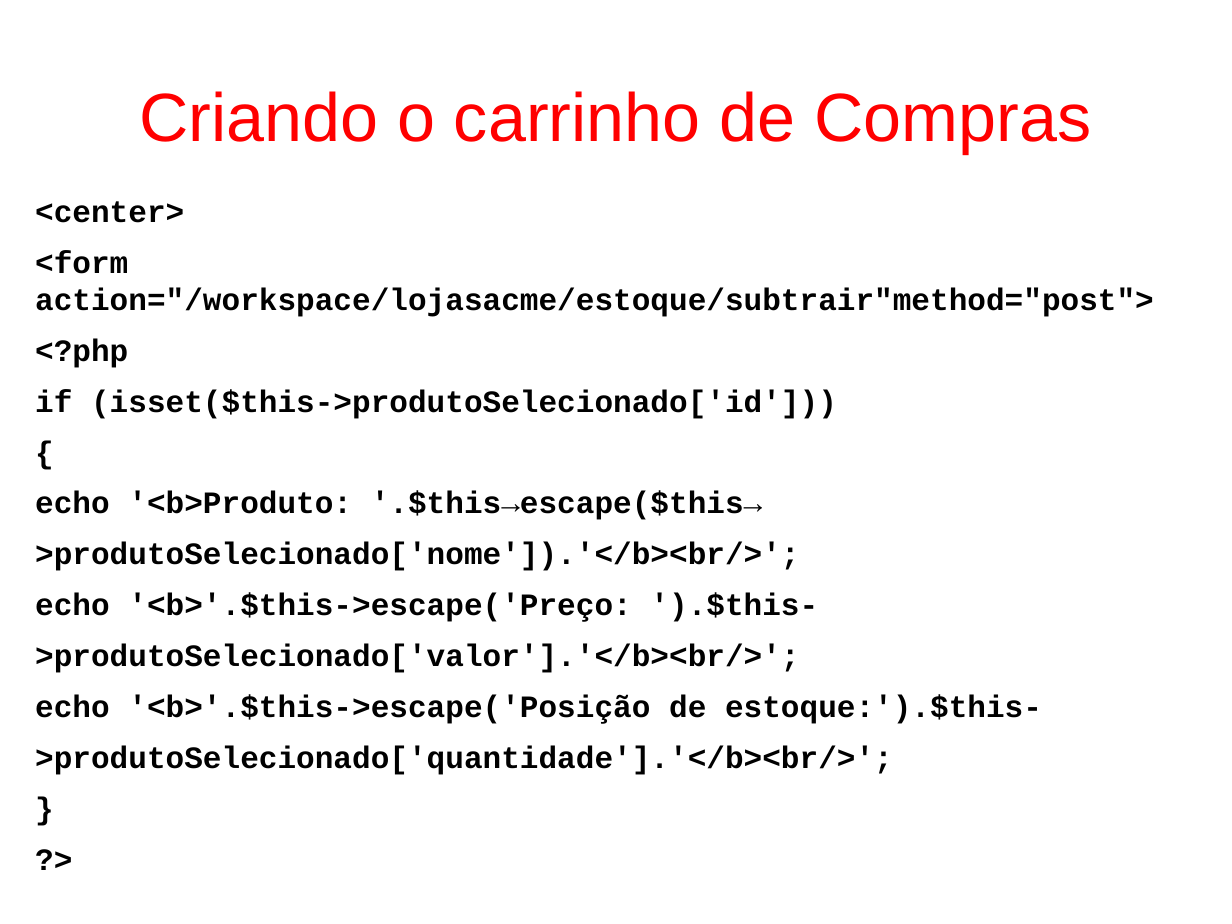
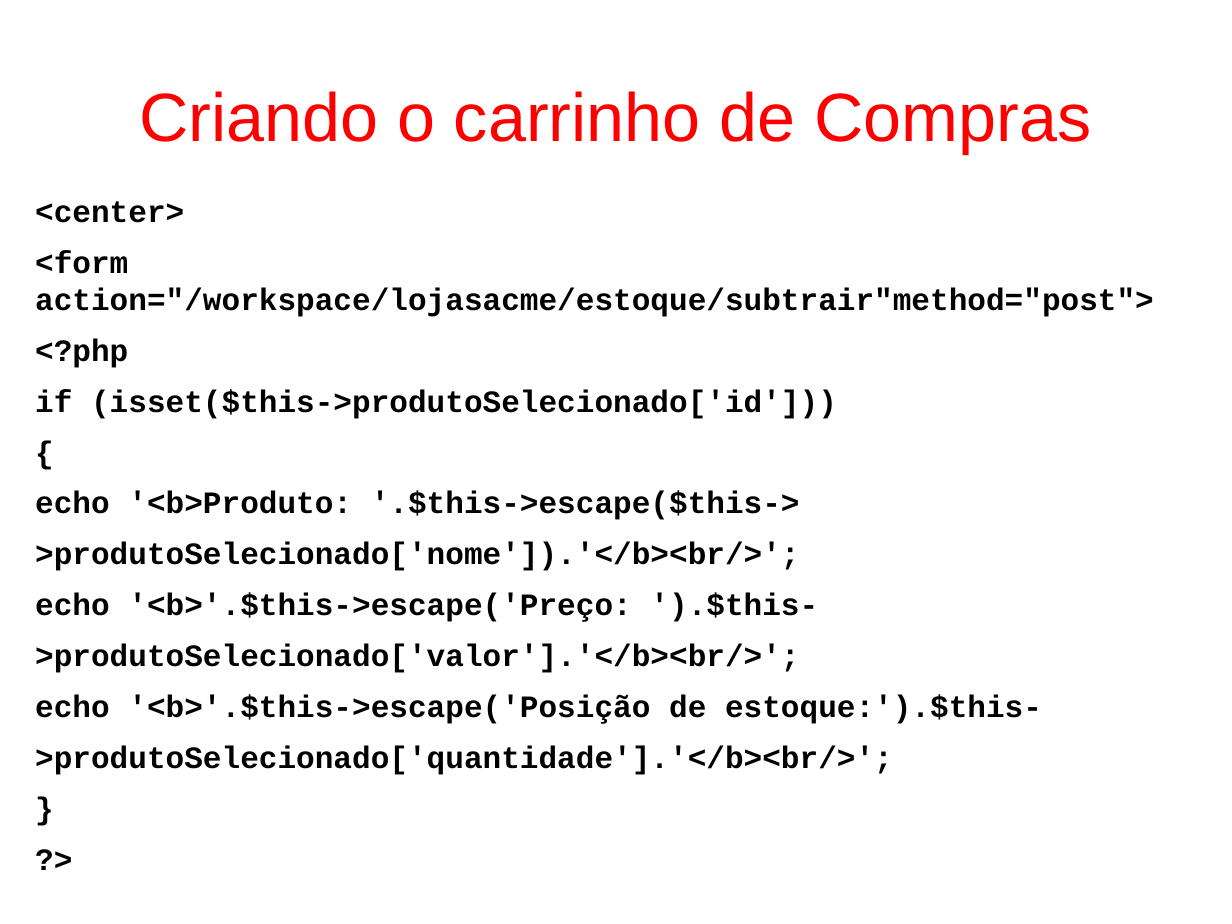
Before and after one commit to fgsl/lojasacme, a slide deck: slide 143 of docs/tutorial.odp (slide 148 before the commit). Drawn at 1232x924 pixels with LibreOffice and Linux fonts; fonts in the diff are those of the drawing. Boxes give left, top, right and bottom in pixels: in the first picture for what was removed or moved away, otherwise in the second. Text is boxed around its words. In the diff, an @@ line names an element or a change of style, - is before the commit and + after.

```diff
--- a/docs/tutorial.odp
+++ b/docs/tutorial.odp
@@ text at [35,491,800,520]: text changed @@
-echo '<b>Produto: '.$this→escape($this→
+echo '<b>Produto: '.$this->escape($this->
```
Also in this commit, not shown: 24 other slides changed, 2 slides added, 7 slides removed, 5 other files.
